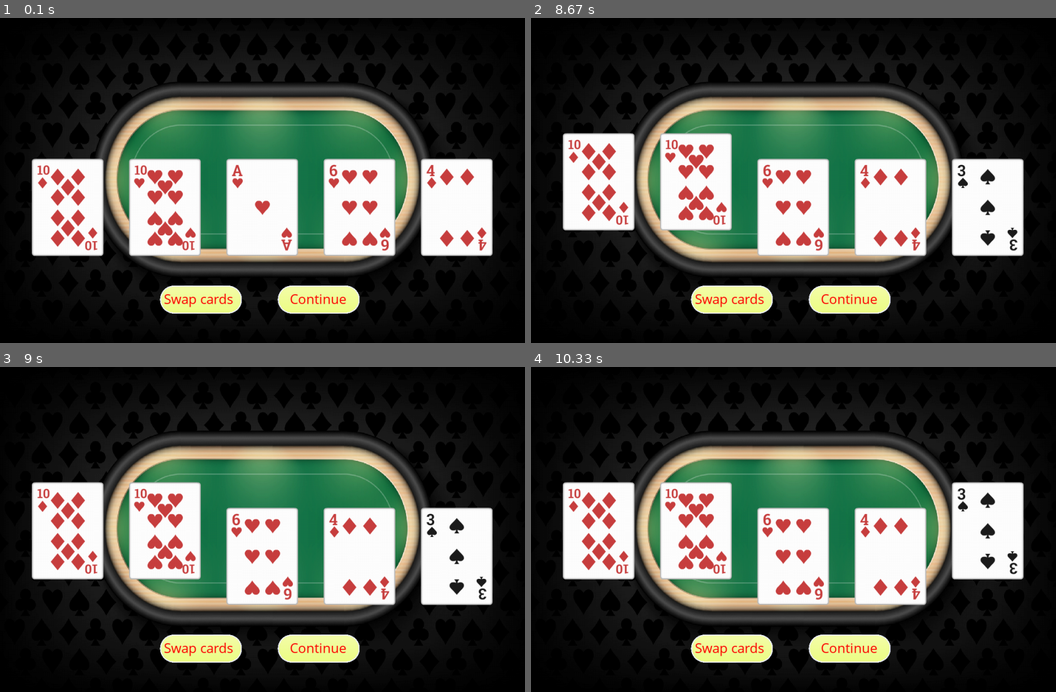
Above: before the commit, frames 1-4 (two rows, left to right).
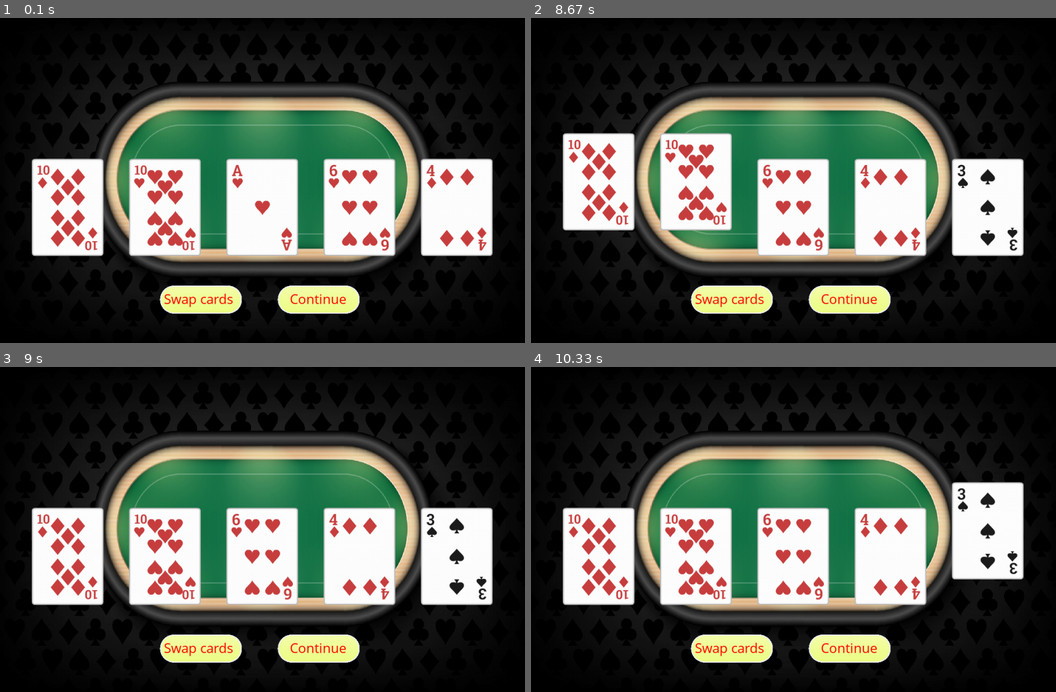
Above: after the commit, the same moments.

Repository: jungleistx/poker_game
Game: pygame game, started from main.py
Two runs of this game, one before a commit and one after it. Both use one fixed random seed, a clock stepped at 60 frames per second and the inputs below.
Inputs (mouse positions are in pixels of both pictures, inside the frame that each line leads up to):
- Up to frame 1 (0.1 s): no input
- Up to frame 2 (8.67 s): tap C at 0.33 s; click (793, 203) at 0.72 s; click "Swap cards" at 1.05 s; click (856, 209) at 1.38 s; click (594, 170) at 1.72 s; click (798, 216) at 2.05 s; click (909, 151) at 2.88 s; click (966, 170) at 3.72 s; click (615, 135) at 4.05 s; click (819, 164) at 4.88 s; click (709, 281) at 5.72 s; click (615, 200) at 6.55 s; click (987, 174) at 6.88 s; click (956, 206) at 7.72 s; click (678, 232) at 8.05 s
- Up to frame 3 (9 s): tap C at 8.83 s
- Up to frame 4 (10.33 s): click (998, 568) at 10.22 s

Frames 1-2 are identical in both runs. In frame 3, 6.4% of the frame differs, in the area x 5-39%, y 35-74%; in frame 4, 6.4%.

Commit message:
mod Window, add call to continue_button

Diff:
--- a/classes/window.py
+++ b/classes/window.py
@@ -81,14 +81,15 @@
 			card.image.set_current_rect()
 			x += card_gap + card_width
 
+
 	def check_event_keys(self, event):
 		if event.key == pygame_instance.K_s:
 			if not self.game.swap_used:
 				self.game.player.check_swaps(self.game)
 			else:
-				print('Swap used!')
-		if event.key == pygame_instance.K_c:
-			self.game.player.check_hand()
+				self.game.player.reset_card_positions()
+		elif event.key == pygame_instance.K_c:
+			self.continue_button()
 
 	def check_events(self):
 		for event in pygame_instance.event.get():
